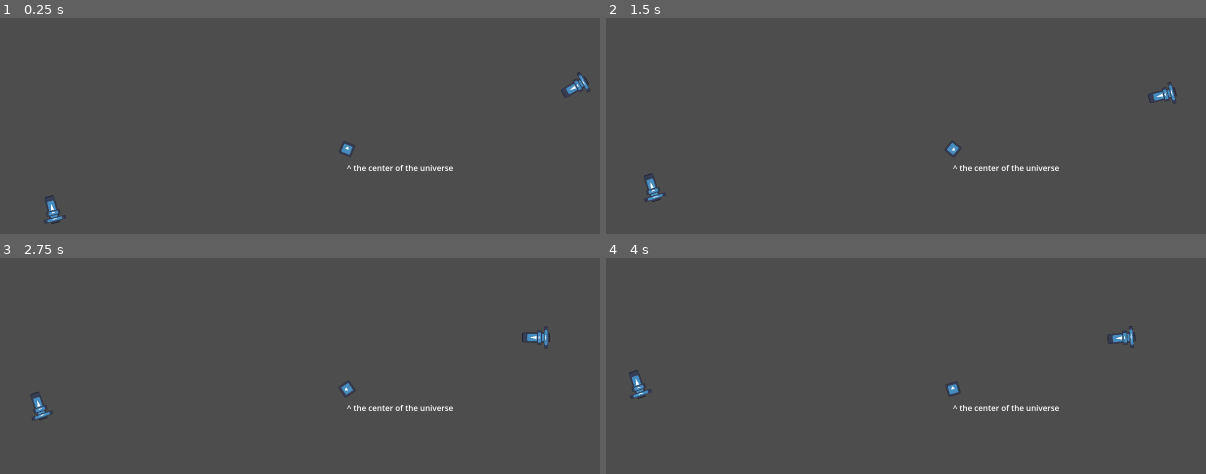
Above: before the commit, frames 1-4 (two rows, left to right).
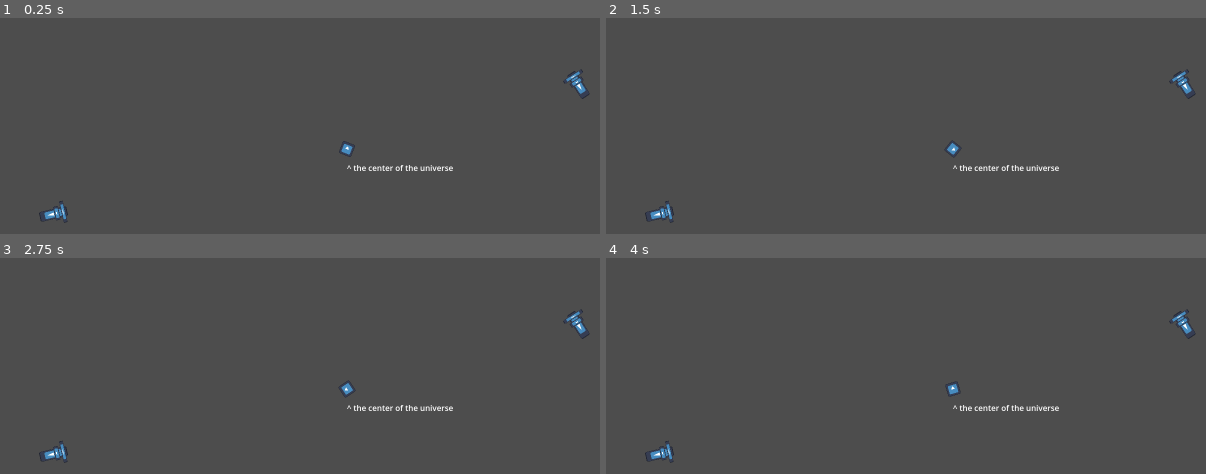
Above: after the commit, the same moments.

Repository: Bromeon/LudumDare54
Game: Godot game, scene res://Scenes/Main/Main.tscn
Same seed, same stepped clock (60 frames per second), same inputs: the game is played once before the commit and once after it. The engine's default icon, where the game draws it, is replaced by a stand-in: a white triangle on a blue panel in a dark square.
Inputs:
- Up to frame 1 (0.25 s): no input
- Up to frame 2 (1.5 s): hold D (Right) 0.53-1.28 s; hold Ctrl (Brake) from 1.28 s (still down)
- Up to frame 3 (2.75 s): release Ctrl (Brake) at 2.03 s; hold D (Right) from 2.03 s (still down)
- Up to frame 4 (4 s): release D (Right) at 2.78 s; hold W (Up) 2.78-3.53 s; tap Enter at 3.5 s; hold A (Left) from 3.53 s (still down)

The runs differ from the first frame. In frame 1, 0.5% of the frame differs, in the area x 6-99%, y 24-96%; in frame 2, 0.7%; in frame 3, 0.7%; in frame 4, 0.7%, in the area x 3-99%, y 24-95%.

Commit message:
Encapsulate SupplyShip

Diff:
--- a/Scenes/Main/Main.gd
+++ b/Scenes/Main/Main.gd
@@ -1,32 +1,11 @@
 extends Node2D
 
-@onready
-var sprite := $Icon
-
-@onready
-var supply_paths := $SupplyPaths
+@onready var sprite := $Icon
+@onready var supply_paths := $SupplyPaths
 
 func _ready():
 	print("MMO initializing...")
 
-	for path in supply_paths.get_children():
-		var follow: PathFollow2D = path.get_node("PathFollow2D")
-		var curve: Curve2D = path.curve
-		var ship = follow.get_node("Ship")
-
-		var cur = curve.get_point_position(0)
-		var next = curve.sample(0, 0.01)
-
-		var direction = (next - cur).angle() + deg_to_rad(90)
-
-		ship.global_position = cur
-		ship.global_rotation = direction
-
-
 
 func _process(delta):
 	sprite.rotate(delta * 1.5)
-
-	for path in supply_paths.get_children():
-		var follow: PathFollow2D = path.get_node("PathFollow2D")
-		follow.progress_ratio += delta * 0.01
--- a/Scenes/Main/Main.tscn
+++ b/Scenes/Main/Main.tscn
@@ -28,6 +28,10 @@
 
 [node name="Supply1" parent="SupplyPaths" instance=ExtResource("4_6dkld")]
 curve = ExtResource("5_kkofb")
+color = Color(0.141176, 0.533333, 0.933333, 1)
+speed = 1.0
 
 [node name="Supply2" parent="SupplyPaths" instance=ExtResource("4_6dkld")]
 curve = ExtResource("6_rjk23")
+color = Color(0.109804, 0.662745, 0.388235, 1)
+speed = 1.5
--- a/Scenes/SupplyShip/SupplyShip.tscn
+++ b/Scenes/SupplyShip/SupplyShip.tscn
@@ -1,11 +1,13 @@
-[gd_scene load_steps=3 format=3 uid="uid://bk47qpmiqsfv5"]
+[gd_scene load_steps=4 format=3 uid="uid://bk47qpmiqsfv5"]
 
 [ext_resource type="Texture2D" uid="uid://bj1vd0ditgkx5" path="res://Assets/Textures/icon.svg" id="1_6ja8e"]
+[ext_resource type="Script" path="res://Scenes/SupplyShip/SupplyShip.gd" id="1_7gxqe"]
 
 [sub_resource type="Curve2D" id="Curve2D_cvoip"]
 
 [node name="SupplyShip" type="Path2D"]
 curve = SubResource("Curve2D_cvoip")
+script = ExtResource("1_7gxqe")
 
 [node name="PathFollow2D" type="PathFollow2D" parent="."]
 
